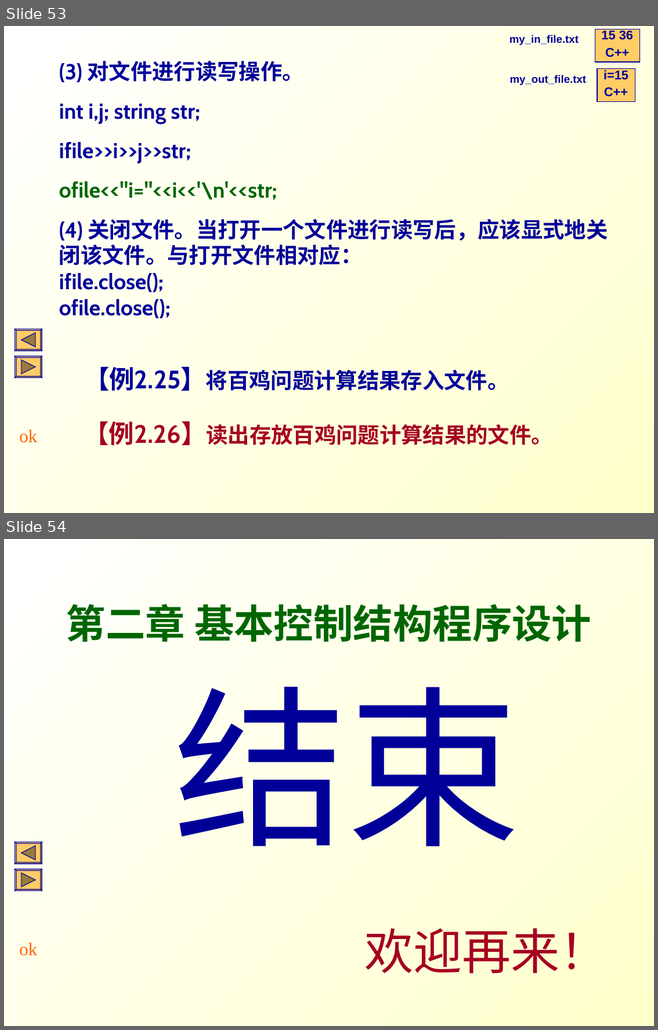
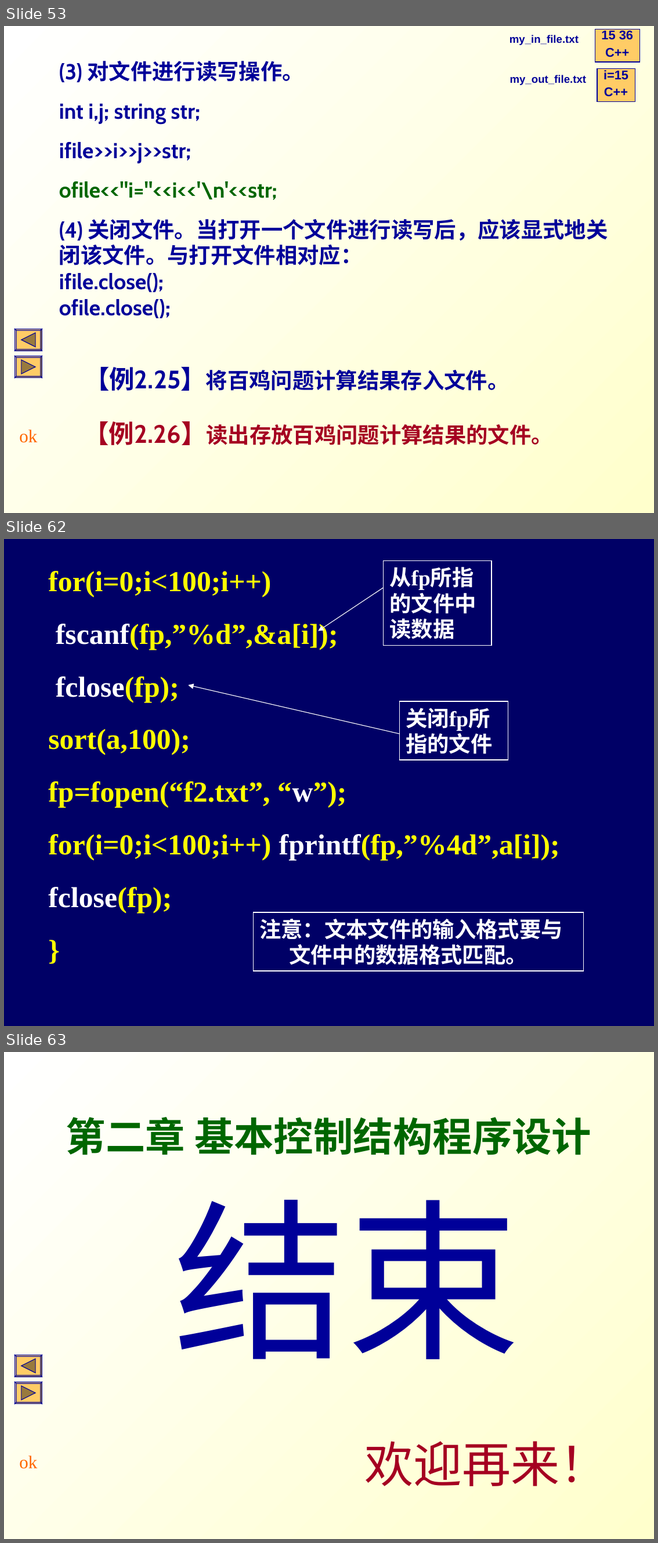
Before and after one commit to Changhe160/Changhe160.github.io, a slide deck: teachingRes/Cplusplus/unit02控制结构.ppt. Shown one above the other, each under a label of ours: slides 53 and 54 before the commit, slides 53, 62 and 63 after it; the slides between them are not shown. The pictures are 658x1030 and 658x1543 pixels, drawn with LibreOffice and Linux fonts; fonts in the diff are those of the drawing. Boxes give left, top, right and bottom in pixels: in the first picture for what was removed or moved away, otherwise in the second. Text is boxed around its words. In the diff, an @@ line names an element or a change of style, - is before the commit and + after.

```diff
--- a/teachingRes/Cplusplus/unit02控制结构.ppt
+++ b/teachingRes/Cplusplus/unit02控制结构.ppt
@@ slide 62 added at (4,539,654,1026), background #000066 @@
@@ text added at (48,571,560,913), 32 pt, text #FFFF00, bold @@
+for(i=0;i<100;i++)
+fscanf(fp,”%d”,&a[i]);
+fclose(fp);
+sort(a,100);
+fp=fopen(“f2.txt”, “w”);
+for(i=0;i<100;i++) fprintf(fp,”%4d”,a[i]);
+fclose(fp);
+}
@@ rectangle added at (383,560,491,645), fill #000066, outline #FFFFFF 0.74 pt, 24 pt, text #FFFFFF, bold @@
+从fp所指的文件中读数据
@@ arrow added from (383, 588) to (318, 631), #FFFFFF 0.74 pt @@
@@ arrow added from (399, 734) to (188, 685), #FFFFFF 0.74 pt @@
@@ rectangle added at (399,701,507,760), fill #000066, outline #FFFFFF 0.74 pt, 24 pt, text #FFFFFF, bold @@
+关闭fp所指的文件
@@ rectangle added at (253,913,583,971), fill #000066, outline #FFFFFF 0.74 pt, 24 pt, text #FFFFFF, bold @@
+注意：文本文件的输入格式要与
+文件中的数据格式匹配。
@@ what was slide 54 is now slide 63 @@
```
Also in this commit, not shown: 8 other slides added, 1 other file.
